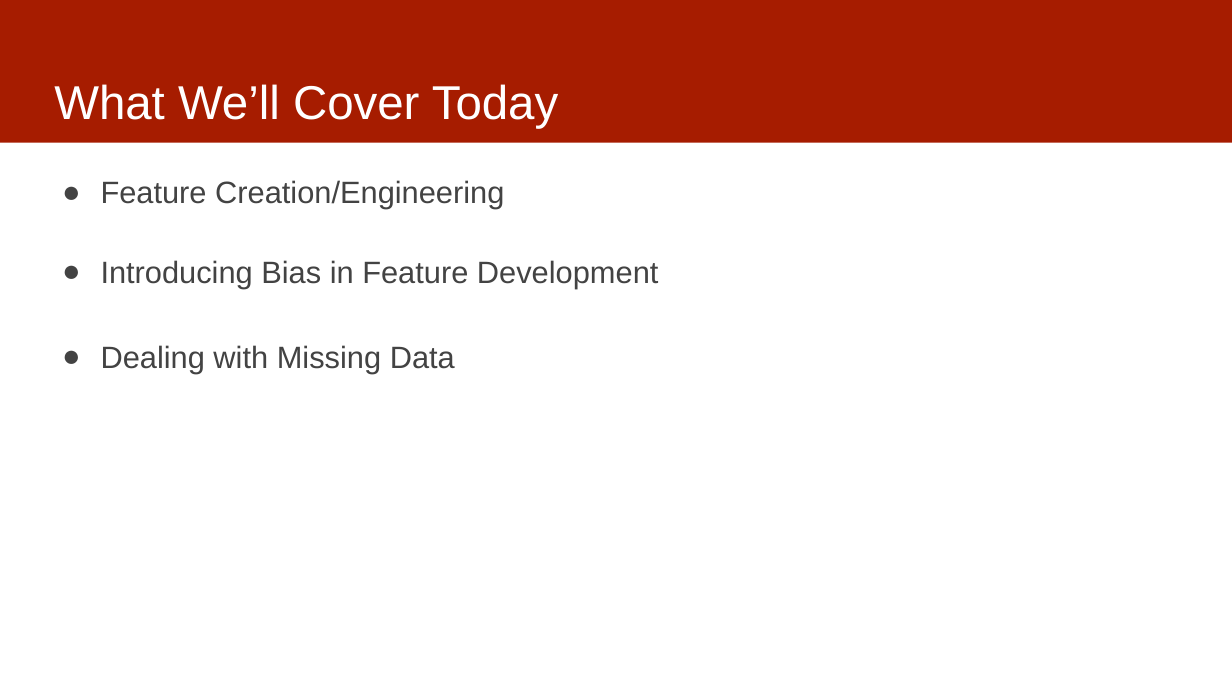
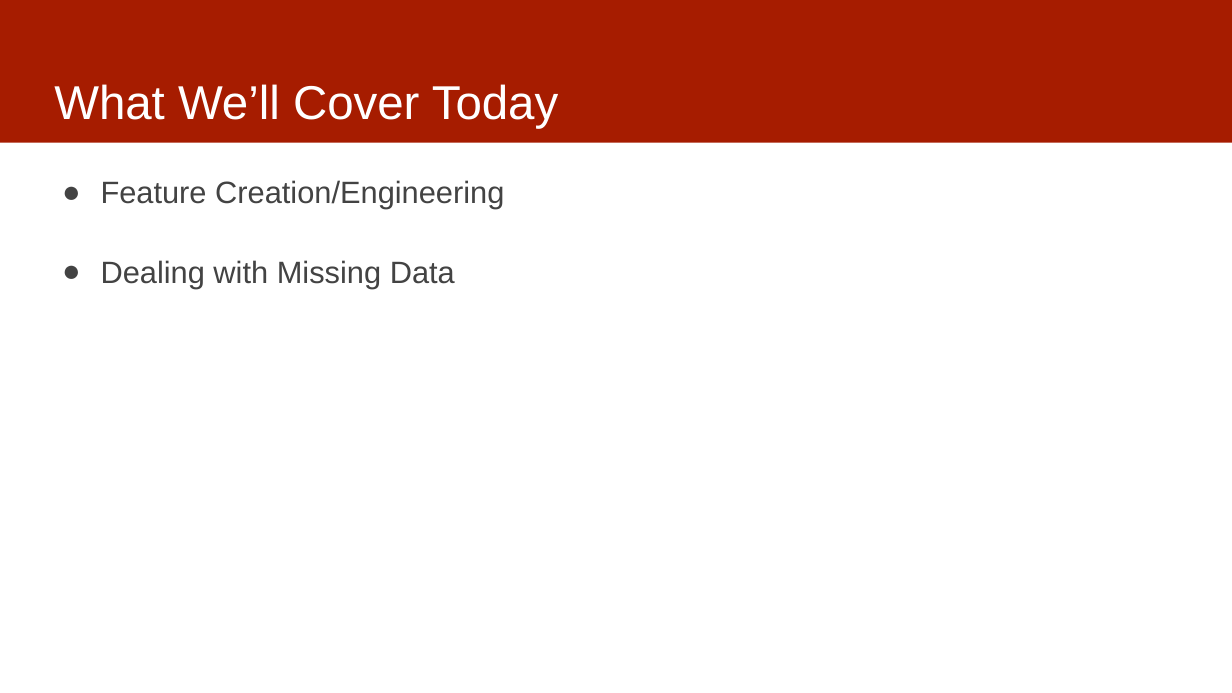
Before and after one commit to dssg/mlforpublicpolicylab, a slide deck: slide 9 of Lectures/12-features-and-imputation.pptx. Drawn at 1232x693 pixels with LibreOffice and Linux fonts; fonts in the diff are those of the drawing. Boxes give left, top, right and bottom in pixels: in the first picture for what was removed or moved away, otherwise in the second. Text is boxed around its words. In the diff, an @@ line names an element or a change of style, - is before the commit and + after.

```diff
--- a/Lectures/12-features-and-imputation.pptx
+++ b/Lectures/12-features-and-imputation.pptx
@@ text at box(101, 260, 658, 288): paragraph removed @@
-● Introducing Bias in Feature Development
```
Also in this commit, not shown: 5 other slides changed, 2 slides removed.
